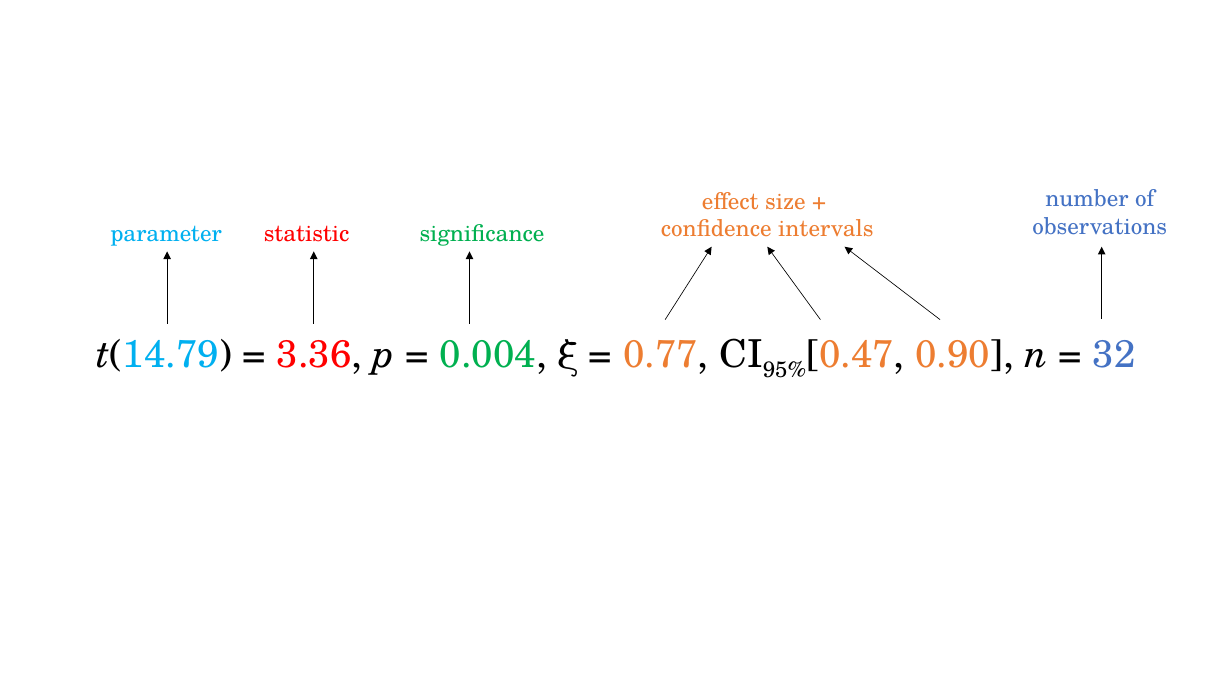
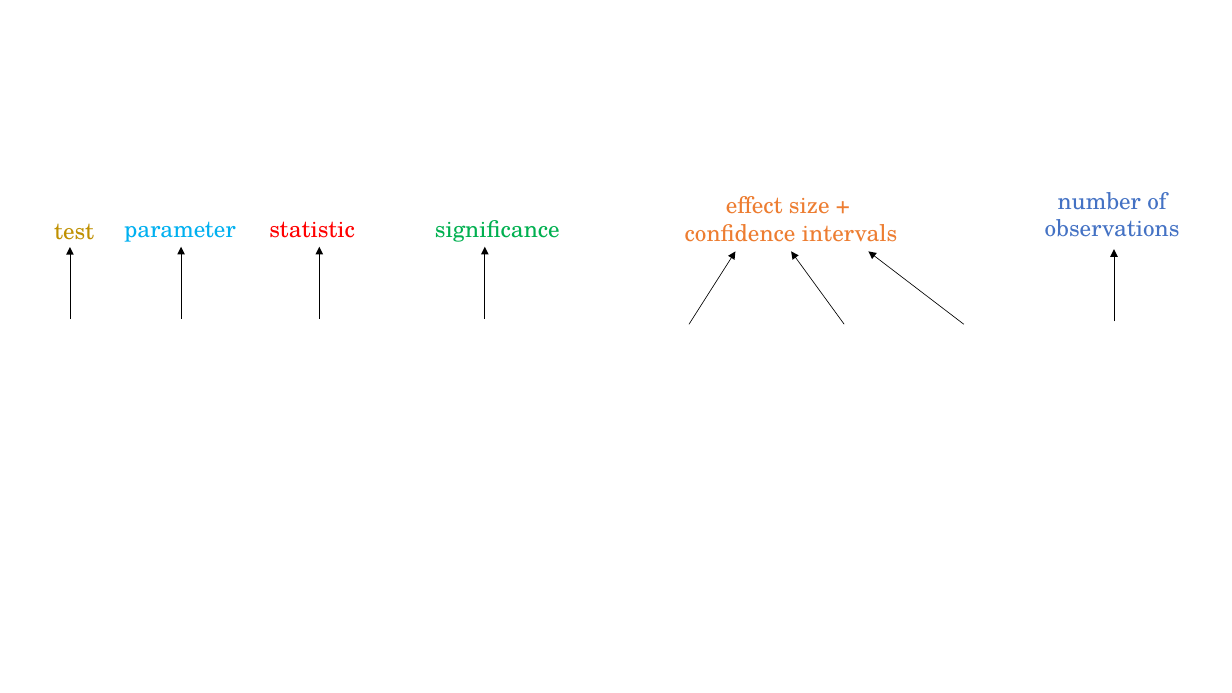
Before and after one commit to IndrajeetPatil/ggstatsplot_slides, a slide deck: slide 1 of docs/slides/images_helpers/stats_reporting_format.pptx. Drawn at 1232x693 pixels with LibreOffice and Linux fonts; fonts in the diff are those of the drawing; grey boxes stand for pictures. Boxes give left, top, right and bottom in pixels: in the first picture for what was removed or moved away, otherwise in the second. Text is boxed around its words. In the diff, an @@ line names an element or a change of style, - is before the commit and + after.

```diff
--- a/docs/slides/images_helpers/stats_reporting_format.pptx
+++ b/docs/slides/images_helpers/stats_reporting_format.pptx
@@ text "number of": place and size @@
-text "number of" at (1032,189,1167,235)
+text "number of" at (1045,192,1180,237)
@@ text added at (54,223,94,240), 18 pt, text #BF9000 @@
+test
@@ text "statistic": place and size @@
-text "statistic" at (264,225,350,242)
+text "statistic" at (269,221,355,238)
@@ arrow added from (70, 319) to (70, 247), #000000 0.5 pt @@
@@ arrow moved from (314, 323) - (314, 251) to (320, 319) - (320, 247) @@
@@ 2 texts, 2 arrows: place and size @@
-2 texts, 2 arrows at (110,224,545,323)
+2 texts, 2 arrows at (124,220,560,319)
@@ 3 arrows, 1 text: place and size @@
-3 arrows, 1 text at (661,192,940,320)
+3 arrows, 1 text at (685,196,964,324)
@@ arrow moved from (1102, 319) - (1102, 247) to (1115, 322) - (1115, 250) @@
@@ title removed at (96,339,1136,377) @@
-t(14.79) = 3.36, p = 0.004, ξ = 0.77, CI95%[0.47, 0.90], n = 32
```
Also in this commit, not shown: 18 other files.
